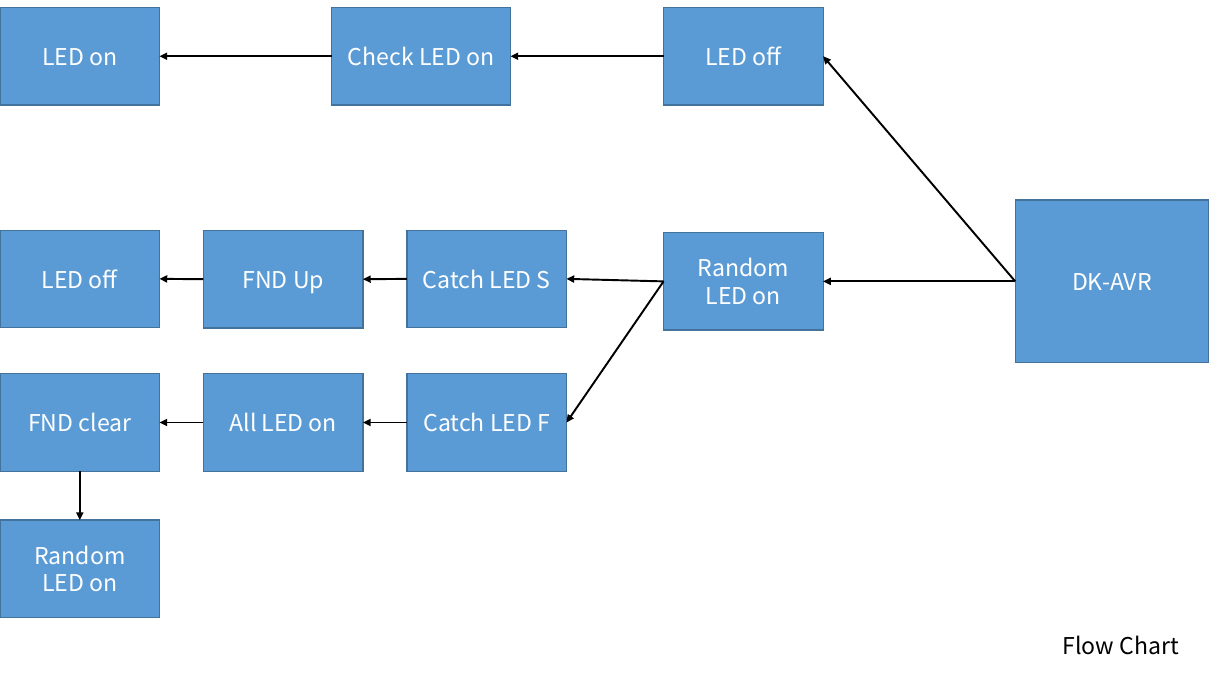
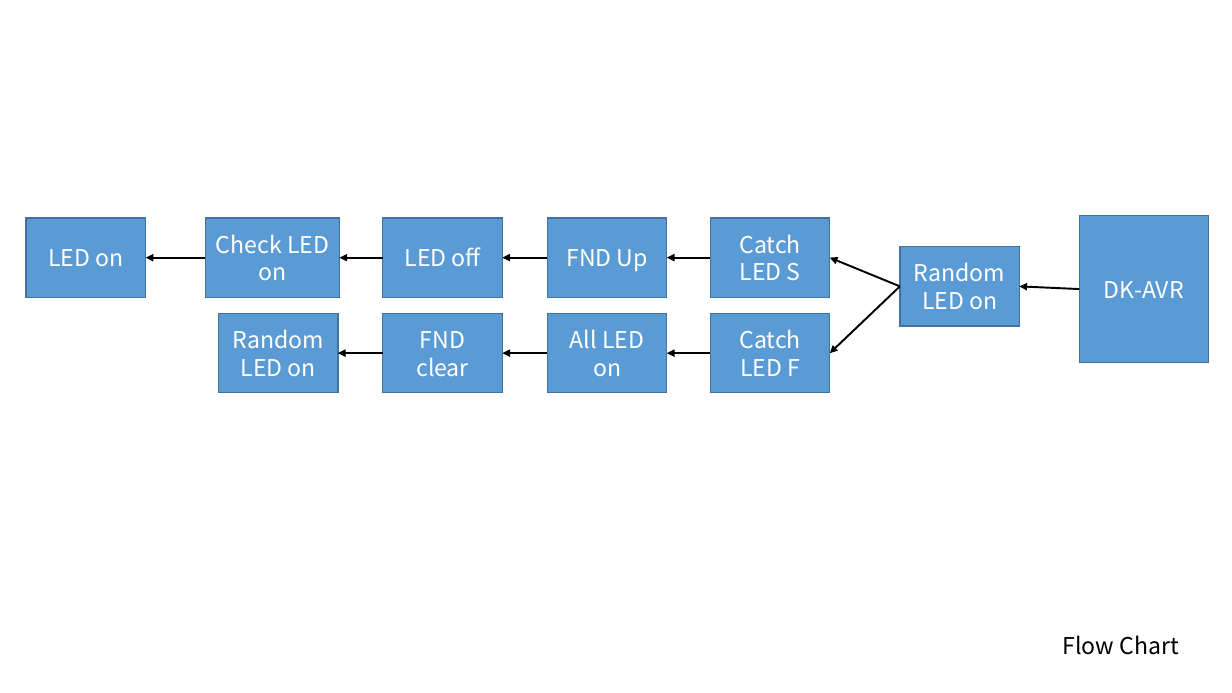
Before and after one commit to alsrbaa13/DSM_JumpUpCamp, a slide deck: slide 2 of 두더지잡기_20170724.pptx. Drawn at 1232x693 pixels with LibreOffice and Linux fonts; fonts in the diff are those of the drawing. Boxes give left, top, right and bottom in pixels: in the first picture for what was removed or moved away, otherwise in the second. Text is boxed around its words. In the diff, an @@ line names an element or a change of style, - is before the commit and + after.

```diff
--- a/두더지잡기_20170724.pptx
+++ b/두더지잡기_20170724.pptx
@@ rectangle removed at box(664, 7, 823, 104) @@
-LED off
@@ arrow removed from (664, 56) to (511, 56) @@
@@ rectangle "LED on": place and size @@
-rectangle "LED on" at box(0, 7, 160, 104)
+rectangle "LED on" at box(26, 218, 145, 298)
@@ rectangle "Check LED on": place and size @@
-rectangle "Check LED on" at box(332, 7, 510, 104)
+rectangle "Check LED on" at box(205, 218, 339, 298)
@@ rectangle "LED off": place and size @@
-rectangle "LED off" at box(0, 230, 160, 327)
+rectangle "LED off" at box(383, 218, 502, 298)
@@ rectangle "FND Up": place and size @@
-rectangle "FND Up" at box(203, 230, 363, 327)
+rectangle "FND Up" at box(547, 218, 666, 298)
@@ rectangle "Catch LED S": place and size @@
-rectangle "Catch LED S" at box(407, 230, 567, 327)
+rectangle "Catch LED S" at box(711, 218, 830, 298)
@@ rectangle "DK-AVR": place and size @@
-rectangle "DK-AVR" at box(1016, 200, 1209, 362)
+rectangle "DK-AVR" at box(1080, 215, 1209, 363)
@@ arrow moved from (332, 56) - (160, 56) to (205, 258) - (146, 258) @@
@@ arrow moved from (1016, 282) - (823, 56) to (383, 258) - (339, 258) @@
@@ arrow moved from (203, 279) - (160, 279) to (547, 258) - (503, 258) @@
@@ arrow moved from (407, 279) - (363, 279) to (711, 258) - (667, 258) @@
@@ arrow moved from (664, 282) - (567, 279) to (900, 287) - (830, 258) @@
@@ rectangle "Random": place and size @@
-rectangle "Random" at box(664, 233, 823, 330)
+rectangle "Random" at box(900, 247, 1019, 326)
@@ arrow moved from (664, 282) - (567, 422) to (900, 287) - (830, 353) @@
@@ arrow moved from (1016, 282) - (823, 282) to (1080, 289) - (1019, 287) @@
@@ rectangle "Random": place and size @@
-rectangle "Random" at box(0, 520, 160, 617)
+rectangle "Random" at box(218, 313, 337, 393)
@@ rectangle "FND clear": place and size @@
-rectangle "FND clear" at box(0, 374, 160, 471)
+rectangle "FND clear" at box(383, 313, 502, 393)
@@ rectangle "All LED on": place and size @@
-rectangle "All LED on" at box(203, 374, 363, 471)
+rectangle "All LED on" at box(547, 313, 666, 393)
@@ rectangle "Catch LED F": place and size @@
-rectangle "Catch LED F" at box(407, 374, 567, 471)
+rectangle "Catch LED F" at box(711, 313, 830, 393)
@@ arrow moved from (79, 471) - (79, 520) to (383, 353) - (338, 353) @@
@@ arrow moved from (203, 422) - (160, 422) to (547, 353) - (503, 353) @@
@@ arrow moved from (407, 422) - (363, 422) to (711, 353) - (667, 353) @@
```
Also in this commit, not shown: 1 slide added.
